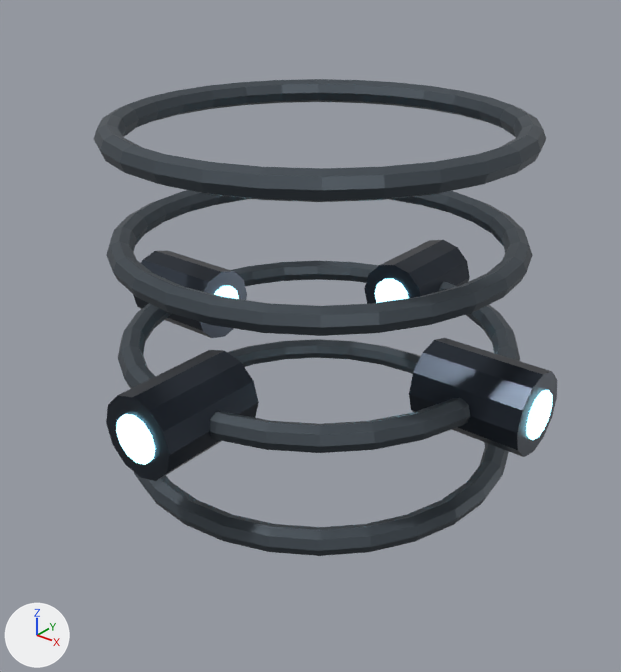
The glTF model assets/maps/kinetic_tide/glb/02_piston_tunnel.glb as it was, and as the next commit left it.
Rendered twice from a 50 mm camera at (11.89, -15.18, 14.39) aimed at (0.15, -0.51, 5.29). Every picture has the same lights, and +X, +Y and +Z are marked at lower left. The first picture is the older version. Where no turn or scale is listed for an object, it has been applied to the vertices.

In view in the first picture: 'piston_glow_3_nocol', 'piston_head_0', 'piston_head_1', 'piston_head_2', 'piston_head_3', 'tunnel_ring_0', 'tunnel_ring_1', 'tunnel_ring_2', 'tunnel_ring_3' and 3 more.
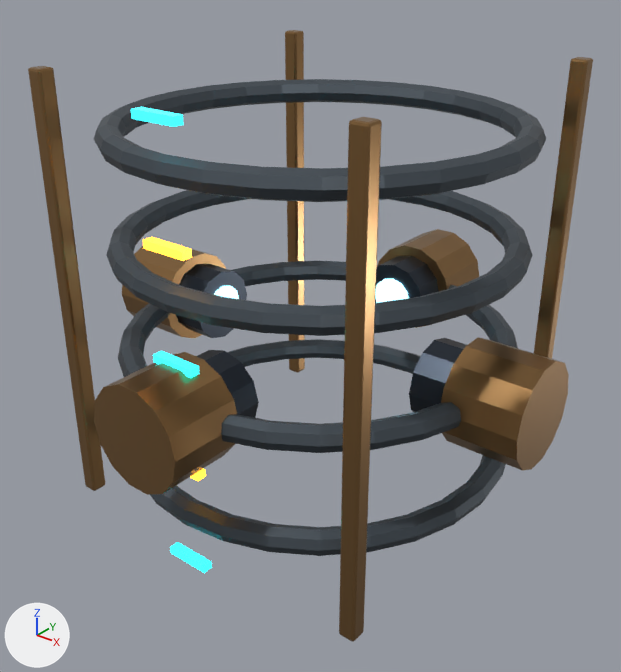
Diff of the bpy script that builds the scene:
```diff
--- a/assets/maps/kinetic_tide/glb/02_piston_tunnel.glb.py
+++ b/assets/maps/kinetic_tide/glb/02_piston_tunnel.glb.py
@@ ob_piston_sleeve_3 @@
+ob_piston_sleeve_3 = bpy.data.objects.new('piston_sleeve_3', me_piston_sleeve_3_mesh)  # a 14-sided cylinder along y spanning x -1.22..1.22, y -0.9..0.9, z -1.19..1.19; in mat_tidebronze (brown #9e794d)
+ob_piston_sleeve_3.location = (0.0, -5.1, 5.0)
@@ ob_piston_sleeve_2 @@
+ob_piston_sleeve_2 = bpy.data.objects.new('piston_sleeve_2', me_piston_sleeve_2_mesh)  # a 14-sided cylinder along x spanning x -0.9..0.9, y -1.22..1.22, z -1.19..1.19; in mat_tidebronze (brown #9e794d)
+ob_piston_sleeve_2.location = (-5.1, 0.0, 5.0)
@@ ob_piston_sleeve_1 @@
+ob_piston_sleeve_1 = bpy.data.objects.new('piston_sleeve_1', me_piston_sleeve_1_mesh)  # a 14-sided cylinder along y spanning x -1.22..1.22, y -0.9..0.9, z -1.19..1.19; in mat_tidebronze (brown #9e794d)
+ob_piston_sleeve_1.location = (0.0, 5.1, 5.0)
@@ ob_piston_sleeve_0 @@
+ob_piston_sleeve_0 = bpy.data.objects.new('piston_sleeve_0', me_piston_sleeve_0_mesh)  # a 14-sided cylinder along x spanning x -0.9..0.9, y -1.22..1.22, z -1.19..1.19; in mat_tidebronze (brown #9e794d)
+ob_piston_sleeve_0.location = (5.1, 0.0, 5.0)
@@ ob_tunnel_pulse_marker_4 @@
+ob_tunnel_pulse_marker_4 = bpy.data.objects.new('tunnel_pulse_marker_4', me_tunnel_pulse_marker_4_mesh)  # a box spanning x -0.55..0.55, y -0.12..0.12, z -0.09..0.09; in mat_tideteal (cyan #27ced7, glowing cyan #30f5ff)
+ob_tunnel_pulse_marker_4.location = (0.0, -4.72, 11.2)
@@ ob_tunnel_pulse_marker_3 @@
+ob_tunnel_pulse_marker_3 = bpy.data.objects.new('tunnel_pulse_marker_3', me_tunnel_pulse_marker_3_mesh)  # a box spanning x -0.55..0.55, y -0.12..0.12, z -0.09..0.09; in mat_tideamber (orange #ffad30, glowing orange #ffad30)
+ob_tunnel_pulse_marker_3.location = (0.0, -4.72, 8.7)
@@ ob_tunnel_pulse_marker_2 @@
+ob_tunnel_pulse_marker_2 = bpy.data.objects.new('tunnel_pulse_marker_2', me_tunnel_pulse_marker_4_mesh.copy())
+ob_tunnel_pulse_marker_2.location = (0.0, -4.72, 6.2)
@@ ob_tunnel_pulse_marker_1 @@
+ob_tunnel_pulse_marker_1 = bpy.data.objects.new('tunnel_pulse_marker_1', me_tunnel_pulse_marker_1_mesh)  # a box spanning x -0.55..0.55, y -0.12..0.12, z -0.09..0.09; in mat_tideamber (orange #ffad30, glowing orange #ffad30)
+ob_tunnel_pulse_marker_1.location = (0.0, -4.72, 3.7)
@@ ob_tunnel_pulse_marker_0 @@
+ob_tunnel_pulse_marker_0 = bpy.data.objects.new('tunnel_pulse_marker_0', me_tunnel_pulse_marker_4_mesh.copy())
+ob_tunnel_pulse_marker_0.location = (0.0, -4.72, 1.2)
@@ ob_tunnel_longitudinal_rail_1_1 @@
+ob_tunnel_longitudinal_rail_1_1 = bpy.data.objects.new('tunnel_longitudinal_rail_1_1', me_tunnel_longitudinal_rail_1_1_mesh)  # 56 vertices, 108 faces; spans x -0.2..0.2, y -0.2..0.2, z -5.3..5.3; in mat_tidebronze (brown #9e794d)
+ob_tunnel_longitudinal_rail_1_1.location = (4.15, 4.15, 6.3)
@@ ob_tunnel_longitudinal_rail_1__1 @@
+ob_tunnel_longitudinal_rail_1__1 = bpy.data.objects.new('tunnel_longitudinal_rail_1_-1', me_tunnel_longitudinal_rail_1_1_mesh.copy())
+ob_tunnel_longitudinal_rail_1__1.location = (4.15, -4.15, 6.3)
@@ ob_tunnel_longitudinal_rail__1_1 @@
+ob_tunnel_longitudinal_rail__1_1 = bpy.data.objects.new('tunnel_longitudinal_rail_-1_1', me_tunnel_longitudinal_rail_1_1_mesh.copy())
+ob_tunnel_longitudinal_rail__1_1.location = (-4.15, 4.15, 6.3)
@@ ob_tunnel_longitudinal_rail__1__1 @@
+ob_tunnel_longitudinal_rail__1__1 = bpy.data.objects.new('tunnel_longitudinal_rail_-1_-1', me_tunnel_longitudinal_rail_1_1_mesh.copy())
+ob_tunnel_longitudinal_rail__1__1.location = (-4.15, -4.15, 6.3)
```

Where the change shows, as pixel boxes (x1, y1, x2, y2) in the pictures (621 x 672 px):
'tunnel_longitudinal_rail_1_-1', added (brown)
    after: (339, 117, 382, 641)
'piston_sleeve_3', added (brown)
    after: (94, 352, 237, 495)
'piston_sleeve_0', added (brown)
    after: (441, 337, 569, 470)
'tunnel_longitudinal_rail_-1_-1', added (brown)
    after: (28, 66, 105, 491)
'tunnel_longitudinal_rail_1_1', added (brown)
    after: (534, 57, 593, 359)
'tunnel_longitudinal_rail_-1_1', added (brown)
    after: (285, 30, 305, 372)
'piston_sleeve_1', added (brown)
    after: (377, 229, 479, 328)
'piston_sleeve_2', added (brown)
    after: (122, 246, 226, 338)
'tunnel_pulse_marker_4', added (cyan)
    after: (131, 107, 184, 127)
'tunnel_pulse_marker_3', added
    after: (143, 237, 192, 261)
'tunnel_pulse_marker_0', added (cyan)
    after: (170, 542, 212, 573)
'tunnel_pulse_marker_2', added (cyan)
    after: (153, 351, 199, 378)
'tunnel_pulse_marker_1', added
    after: (190, 468, 206, 481)
'piston_head_3', unchanged, covered by the edit
    before: (106, 350, 259, 481)
    after: (197, 350, 259, 418)
'piston_head_0', unchanged, covered by the edit
    before: (409, 338, 557, 457)
    after: (409, 338, 467, 412)
